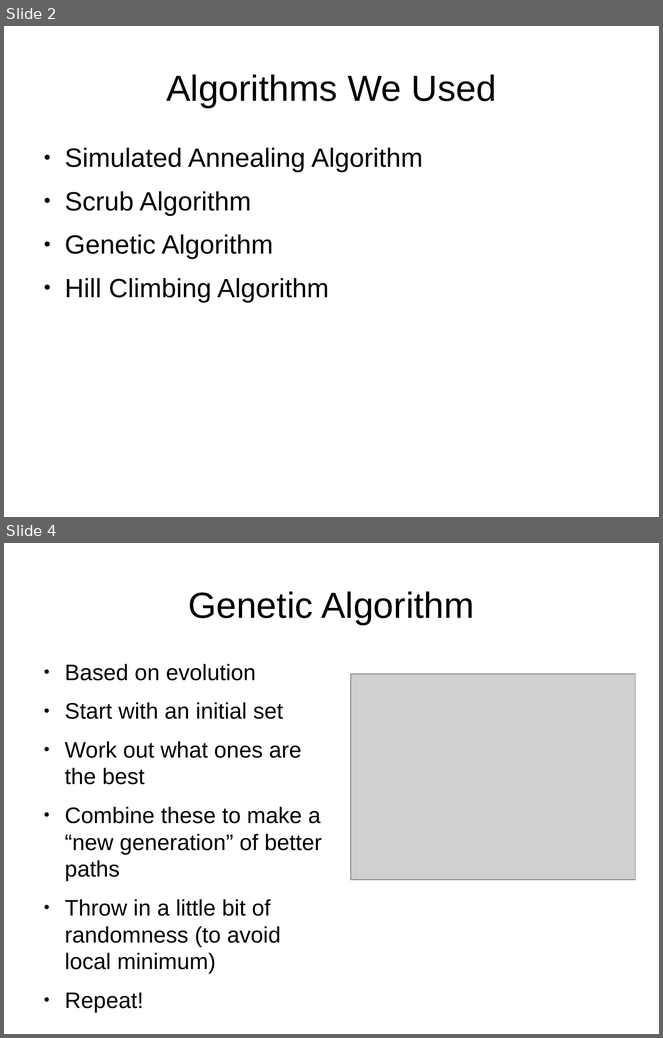
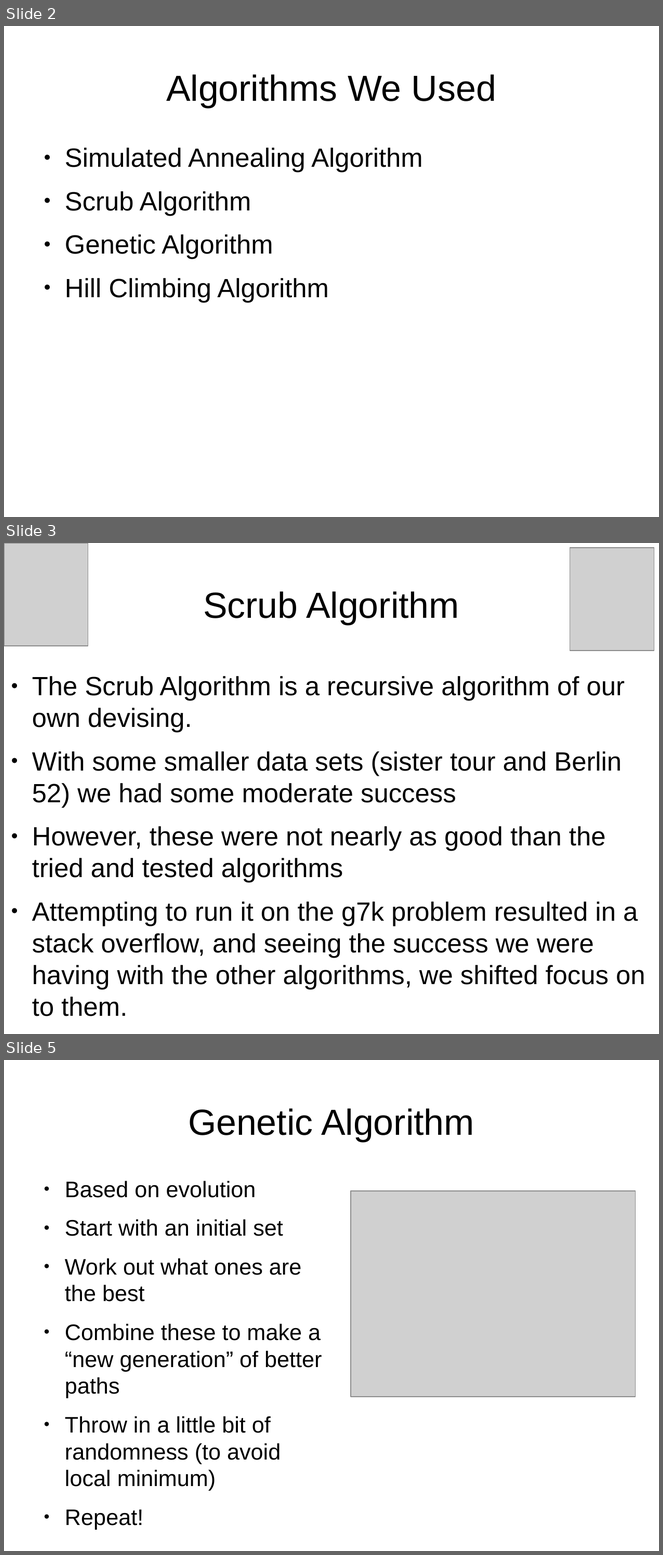
Before and after one commit to 2090140L/Glasgow-TSP-Challenge, a slide deck: presentation.odp. Shown one above the other, each under a label of ours: slides 2 and 4 before the commit, slides 2, 3 and 5 after it; the slides between them are not shown. The pictures are 663x1038 and 663x1555 pixels, drawn with LibreOffice and Linux fonts; fonts in the diff are those of the drawing; grey boxes stand for pictures. Boxes give left, top, right and bottom in pixels: in the first picture for what was removed or moved away, otherwise in the second. Text is boxed around its words. In the diff, an @@ line names an element or a change of style, - is before the commit and + after.

```diff
--- a/presentation.odp
+++ b/presentation.odp
@@ slide 3 added at bbox=[4, 543, 659, 1034], background #FFFFFF @@
@@ picture added at bbox=[4, 543, 88, 646] @@
@@ picture added at bbox=[571, 548, 655, 651] @@
@@ title added at bbox=[203, 591, 460, 625], 44 pt, text #000000 @@
+Scrub Algorithm
@@ text added at bbox=[32, 676, 645, 1017], 32 pt, text #000000 @@
+● The Scrub Algorithm is a recursive algorithm of our own devising.
+● With some smaller data sets (sister tour and Berlin 52) we had some moderate success
+● However, these were not nearly as good than the tried and tested algorithms
+● Attempting to run it on the g7k problem resulted in a stack overflow, and seeing the success we were having with the other algorithms, we shifted focus on to them.
@@ what was slide 4 is now slide 5 @@
```
Also in this commit, not shown: 1 other slide added, 1 slide removed.
